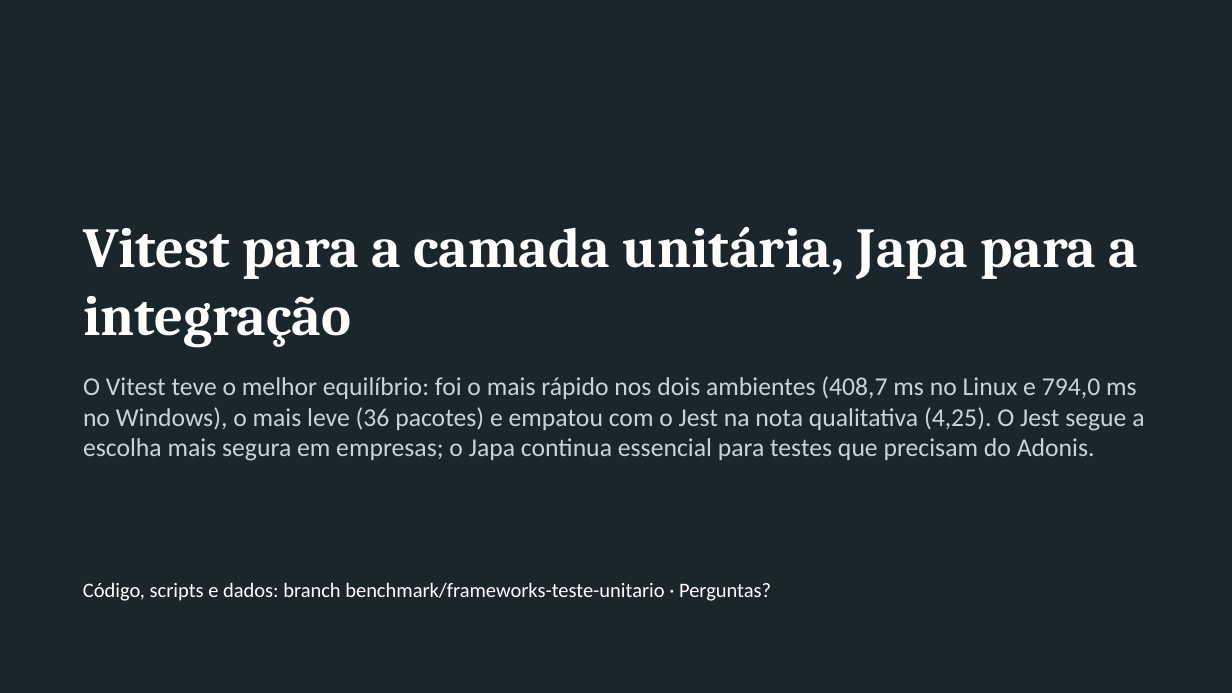
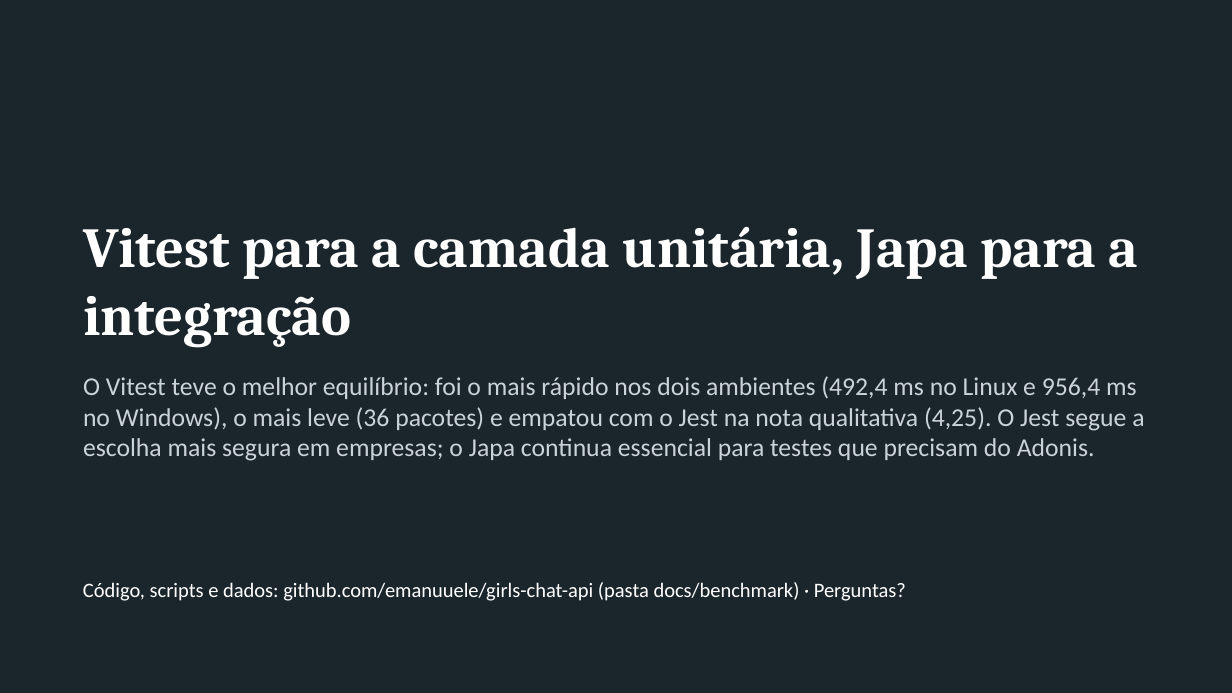
Before and after one commit to emanuuele/girls-chat-api, a slide deck: slide 15 of docs/benchmark/apresentacao.pptx. Drawn at 1232x693 pixels with LibreOffice and Linux fonts; fonts in the diff are those of the drawing. Boxes give left, top, right and bottom in pixels: in the first picture for what was removed or moved away, otherwise in the second. Text is boxed around its words. In the diff, an @@ line names an element or a change of style, - is before the commit and + after.

Commit message:
docs: atualiza relatório, planilha e slides para a versão de 45 testes
Medição oficial do Windows (45 testes, código final) em resultados/windows. Relatório, planilha e slides passam a mostrar os 45 casos, as duas medições, a evolução da cobertura (12, 34 e 45 testes), a formatação padronizada e as mensagens de erro recapturadas. Justificativa da nota de mensagens de erro do Vitest ajustada à nova captura (nota mantida). README atualizado.

```diff
--- a/docs/benchmark/apresentacao.pptx
+++ b/docs/benchmark/apresentacao.pptx
@@ text at (83,376,1144,461): text changed @@
-O Vitest teve o melhor equilíbrio: foi o mais rápido nos dois ambientes (408,7 ms no Linux e 794,0 ms no Windows), o mais leve (36 pacotes) e empatou com o Jest na nota qualitativa (4,25). O Jest segue a escolha mais segura em empresas; o Japa continua essencial para testes que precisam do Adonis.
+O Vitest teve o melhor equilíbrio: foi o mais rápido nos dois ambientes (492,4 ms no Linux e 956,4 ms no Windows), o mais leve (36 pacotes) e empatou com o Jest na nota qualitativa (4,25). O Jest segue a escolha mais segura em empresas; o Japa continua essencial para testes que precisam do Adonis.
@@ text at (83,582,906,601): text changed @@
-Código, scripts e dados: branch benchmark/frameworks-teste-unitario · Perguntas?
+Código, scripts e dados: github.com/emanuuele/girls-chat-api (pasta docs/benchmark) · Perguntas?
```
Also in this commit, not shown: 11 other slides changed, 7 other files.
